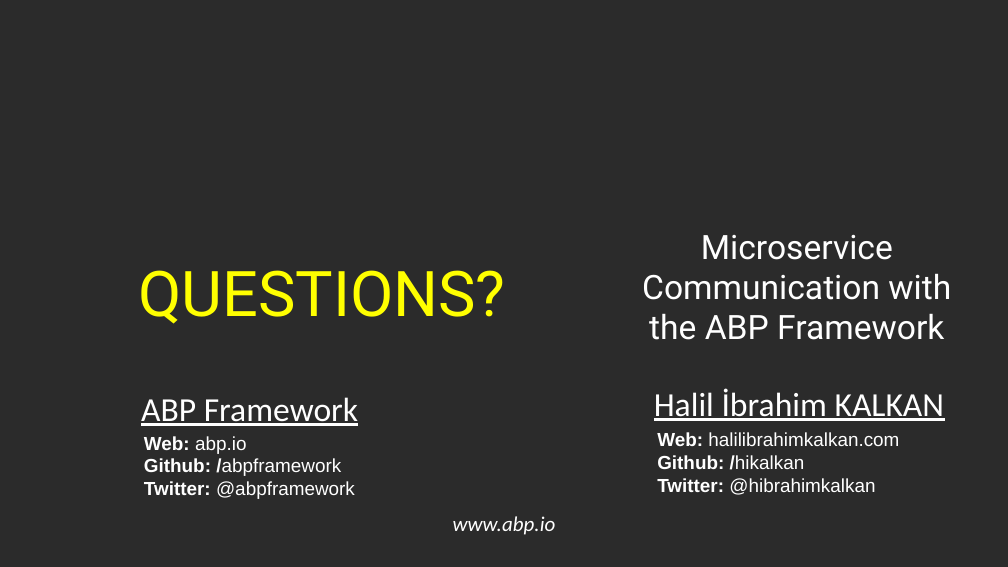
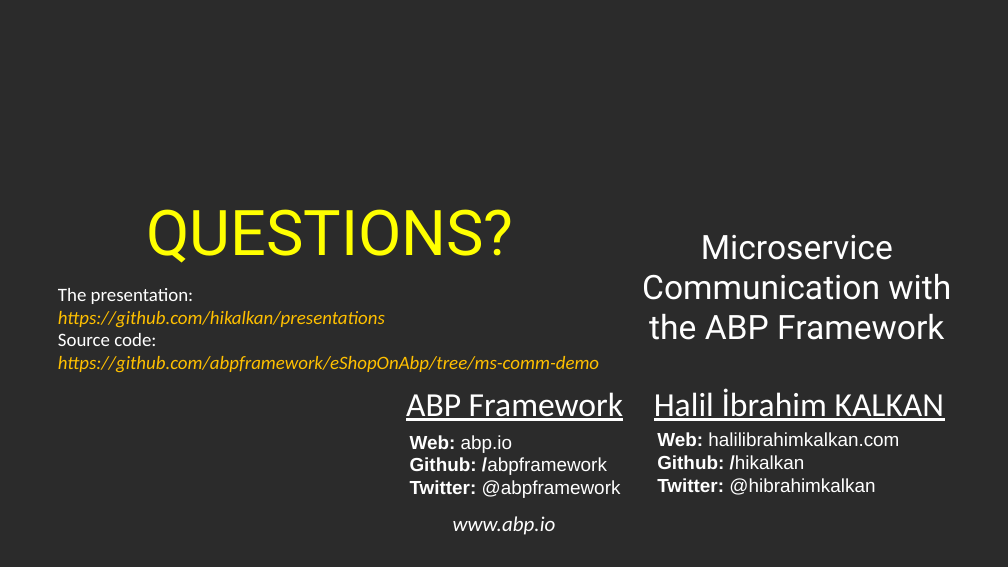
Before and after one commit to hikalkan/presentations, a slide deck: slide 21 of 2021-12-11 DOTNET Konf Azərbaycan/ABP-Microservice-Communication-Presentation.pptx. Drawn at 1008x567 pixels with LibreOffice and Linux fonts; fonts in the diff are those of the drawing; background and template pictures are left out; a plain dark background stands for a picture behind light text. Boxes give left, top, right and bottom in pixels: in the first picture for what was removed or moved away, otherwise in the second. Text is boxed around its words. In the diff, an @@ line names an element or a change of style, - is before the commit and + after.

```diff
--- a/2021-12-11 DOTNET Konf Azərbaycan/ABP-Microservice-Communication-Presentation.pptx
+++ b/2021-12-11 DOTNET Konf Azərbaycan/ABP-Microservice-Communication-Presentation.pptx
@@ text "QUESTIONS?": place and size @@
-text "QUESTIONS?" at [138, 270, 505, 324]
+text "QUESTIONS?" at [146, 209, 513, 263]
@@ text added at [58, 288, 599, 373], 18 pt, text #FFC000, italic @@
+The presentation:
+https://github.com/hikalkan/presentations
+Source code:
+https://github.com/abpframework/eShopOnAbp/tree/ms-comm-demo
@@ text "ABP Framework": place and size @@
-text "ABP Framework" at [141, 397, 358, 426]
+text "ABP Framework" at [406, 392, 623, 421]
@@ text "Web: abp.io Github: /abpframework": place and size @@
-text "Web: abp.io Github: /abpframework" at [144, 436, 355, 499]
+text "Web: abp.io Github: /abpframework" at [410, 435, 621, 498]
```
Also in this commit, not shown: 1 other slide changed.
